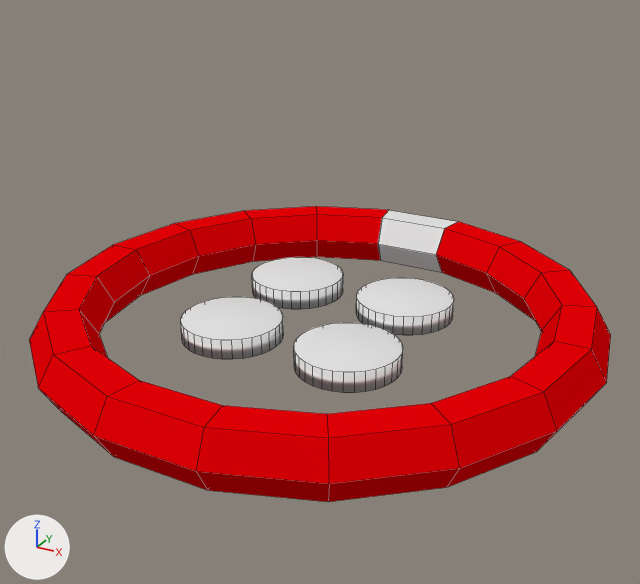
Renders of the Blender file Assets/_Models/twilioBoss.blend from each side of a commit.
The view is the same before and after, from a 50 mm camera at (1.56, -2.84, 1.52) aimed at (-0.02, 0.03, 0.09). Lighting does not change. The marker at lower left points along +X, +Y and +Z. Mesh edges are drawn as thin lines.

Before the edit, the objects in view are built like this:
```python
me_cylinder_002 = bpy.data.meshes.new('Cylinder.002')
me_cylinder_002.from_pydata(...)  # a 32-sided cylinder along z spanning x -1.0..1.0, y -1.0..1.0, z -1.0..1.0
me_cylinder_002.polygons.foreach_set('use_smooth', [True] * 34)
me_torus = bpy.data.meshes.new('Torus')
me_torus.from_pydata(...)  # 108 vertices, 104 faces; spans x -1.13..1.13, y -1.11..1.11, z -0.11..0.11
me_torus.materials.append(mat_twilioboss1)  # red #e70006
me_torus_001 = bpy.data.meshes.new('Torus.001')
me_torus_001.from_pydata(...)  # 12 vertices, 8 faces; spans x -0.196..0.196, y -0.133..0.123, z -0.113..0.113
ob_cylinder_002 = bpy.data.objects.new('Cylinder.002', me_cylinder_002)
ob_cylinder_002.location = (-0.255, -0.255, 0.0)
ob_cylinder_002.scale = (0.199, 0.199, 0.04)
ob_torus = bpy.data.objects.new('Torus', me_torus)
ob_torus.location = (0.0, 0.0, 0.0)
ob_torus_001 = bpy.data.objects.new('Torus.001', me_torus_001)
ob_torus_001.location = (0.0, 0.985, 0.0)
# also in view: 'Cylinder.003' at (0.26, -0.26, 0.0); 'Cylinder.001' at (-0.26, 0.26, 0.0); 'Cylinder' at (0.26, 0.26, 0.0)
```
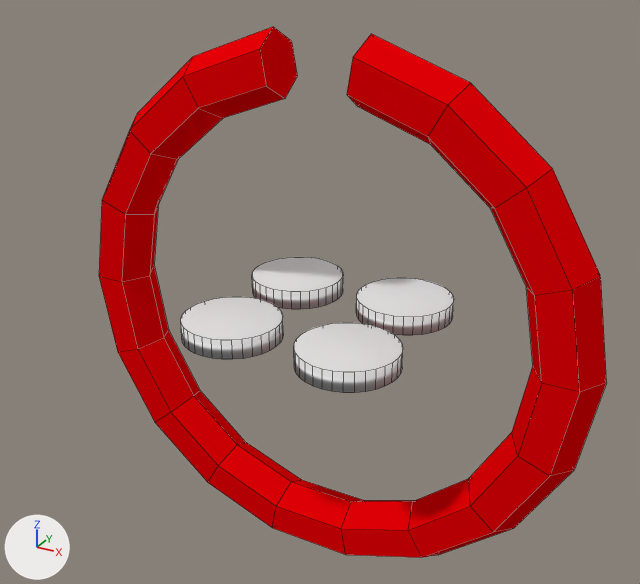
The edits, one by one:
me_torus_001 has 12 vertices, 8 faces and spans x -0.196..0.196, y -0.133..0.123, z -0.113..0.113.
me_torus_001 is used by ob_torus_001; location (0.0, 0.985, 0.0).
me_torus_001 part 1: the whole mesh is turned 90 degrees about the x axis through the mesh origin.
me_torus has 108 vertices, 104 faces and spans x -1.13..1.13, y -1.11..1.11, z -0.11..0.11.
me_torus is used by ob_torus; location (0.0, 0.0, 0.0).
me_torus part 2: the whole mesh is turned 90 degrees about the x axis through its middle.
Object 'Torus.001' (ob_torus_001) moves from (0.0, 0.985, 0.0) to (0.0, 0.0, 0.985).
Object 'Torus.001' (ob_torus_001) is now hidden.

Where the change shows, as pixel boxes (x1, y1, x2, y2) in the pictures (640 x 584 px):
'Torus', mesh turned
    before: (29, 206, 611, 502)
    after: (99, 27, 607, 558)
'Torus.001', hidden
    before: (378, 210, 457, 273)
